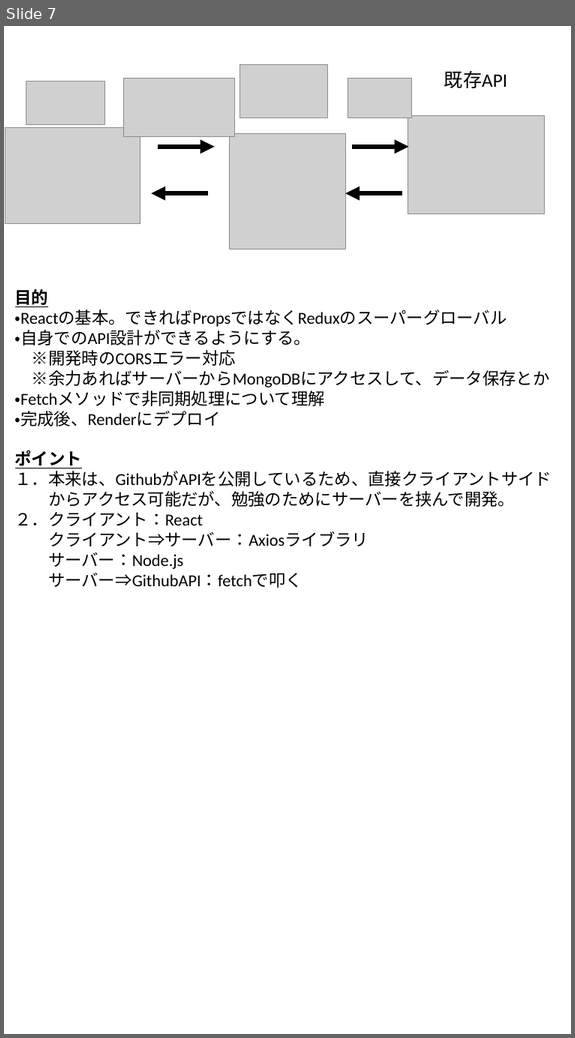
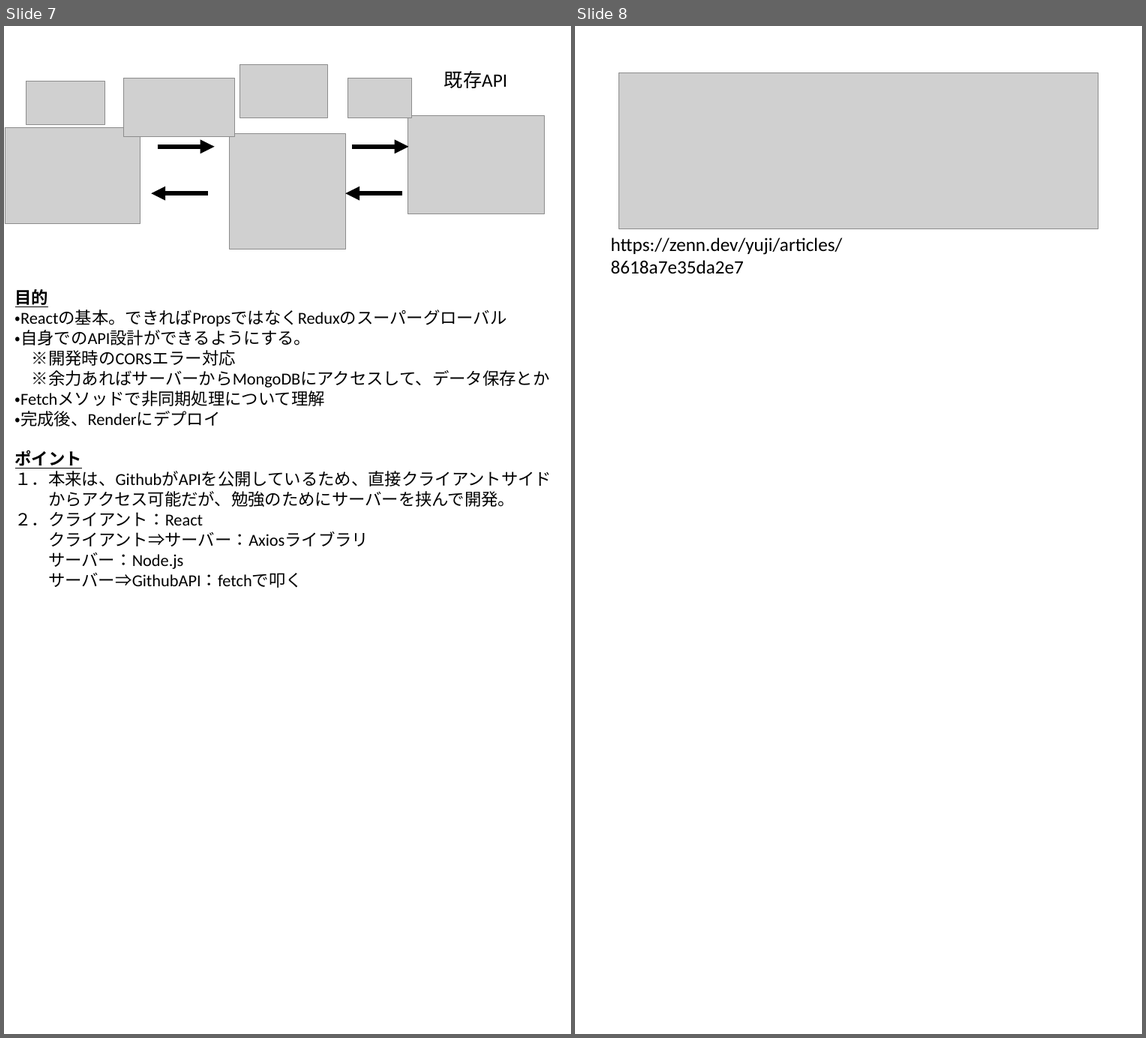
Before and after one commit to Gattaku/githubList, a slide deck: 設計図.pptx. Shown side by side, each under a label of ours: slide 7 before the commit, slides 7 and 8 after it. The pictures are 575x1038 and 1146x1038 pixels, drawn with LibreOffice and Linux fonts; fonts in the diff are those of the drawing; grey boxes stand for pictures. Boxes give left, top, right and bottom in pixels: in the first picture for what was removed or moved away, otherwise in the second. Text is boxed around its words. In the diff, an @@ line names an element or a change of style, - is before the commit and + after.

```diff
--- a/設計図.pptx
+++ b/設計図.pptx
@@ slide 8 added at (x1=575, y1=26, x2=1142, y2=1034), background #FFFFFF @@
@@ picture added at (x1=619, y1=72, x2=1098, y2=229) @@
@@ text added at (x1=611, y1=238, x2=843, y2=274), 18 pt, text #000000 @@
+https://zenn.dev/yuji/articles/8618a7e35da2e7
```
Also in this commit, not shown: 37 other files.
